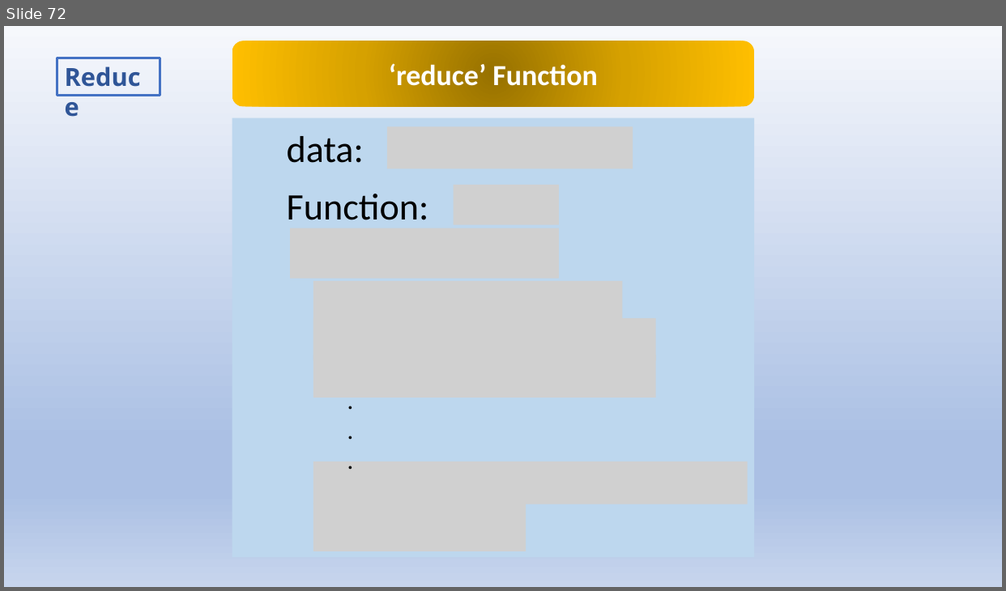
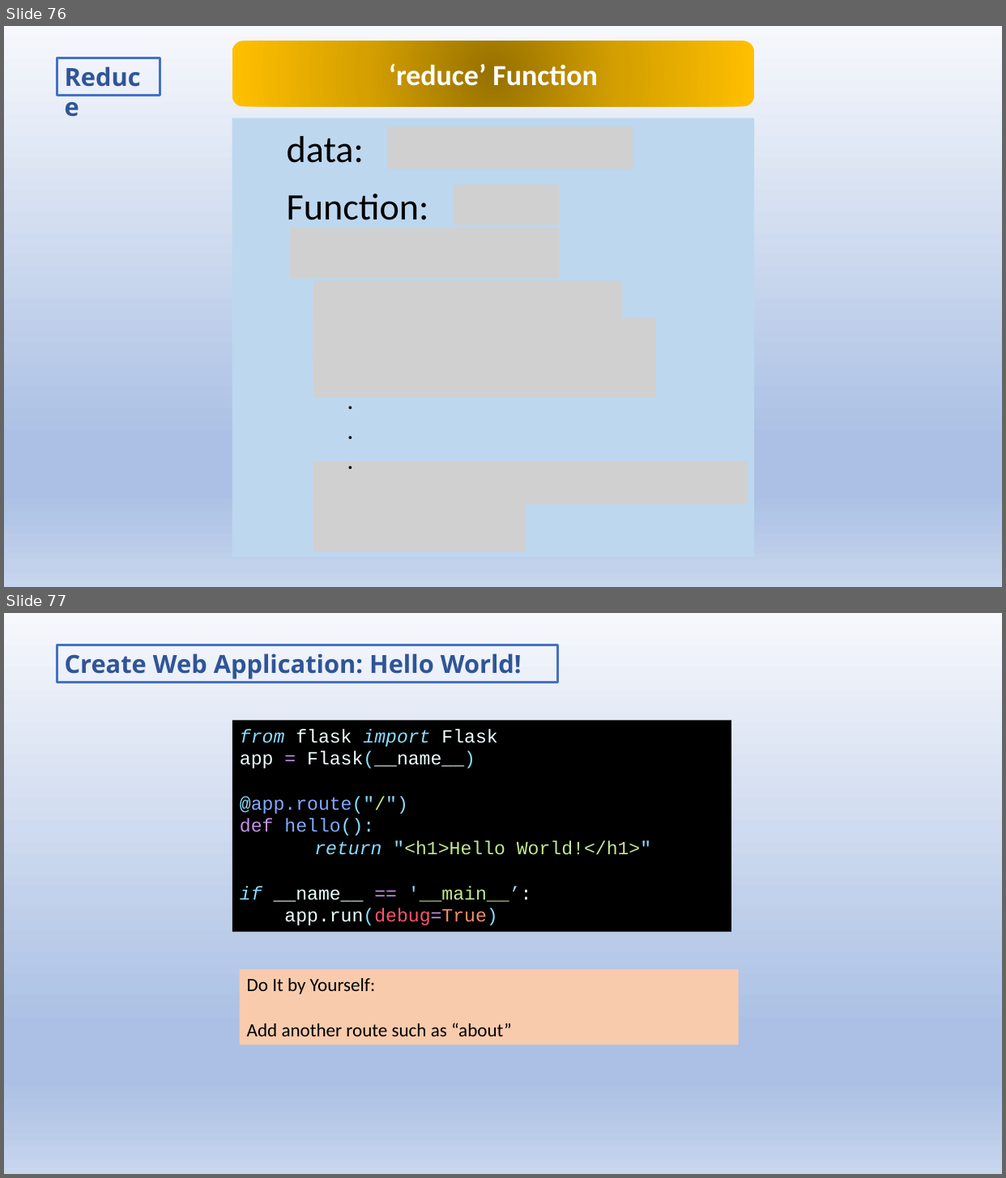
Before and after one commit to jwang1122/learnpython, a slide deck: Python Language.pptx. Shown one above the other, each under a label of ours: slide 72 before the commit, slides 76 and 77 after it. The pictures are 1006x591 and 1006x1178 pixels, drawn with LibreOffice and Linux fonts; fonts in the diff are those of the drawing; grey boxes stand for pictures. Boxes give left, top, right and bottom in pixels: in the first picture for what was removed or moved away, otherwise in the second. Text is boxed around its words. In the diff, an @@ line names an element or a change of style, - is before the commit and + after.

```diff
--- a/Python Language.pptx
+++ b/Python Language.pptx
@@ slide 77 added at [4,613,1002,1174], background gradient #F6F8FC to #ABC0E4 to #C7D5ED @@
@@ rectangle added at [57,645,558,683], outline #4472C4 2.25 pt, 24 pt, text #2F5597, bold @@
+Create Web Application: Hello World!
@@ rectangle added at [232,720,731,932], fill #000000, 18 pt, text #EEFFFF @@
+from flask import Flask
+app = Flask(__name__)
+@app.route("/")
+def hello():
+return "<h1>Hello World!</h1>"
+if __name__ == '__main__’:
+app.run(debug=True)
@@ rectangle added at [240,969,739,1045], fill #F8CBAD, 18 pt, text #000000 @@
+Do It by Yourself:
+Add another route such as “about”
@@ what was slide 72 is now slide 76 @@
```
Also in this commit, not shown: 9 slides changed, 14 other slides added, 12 other files.
